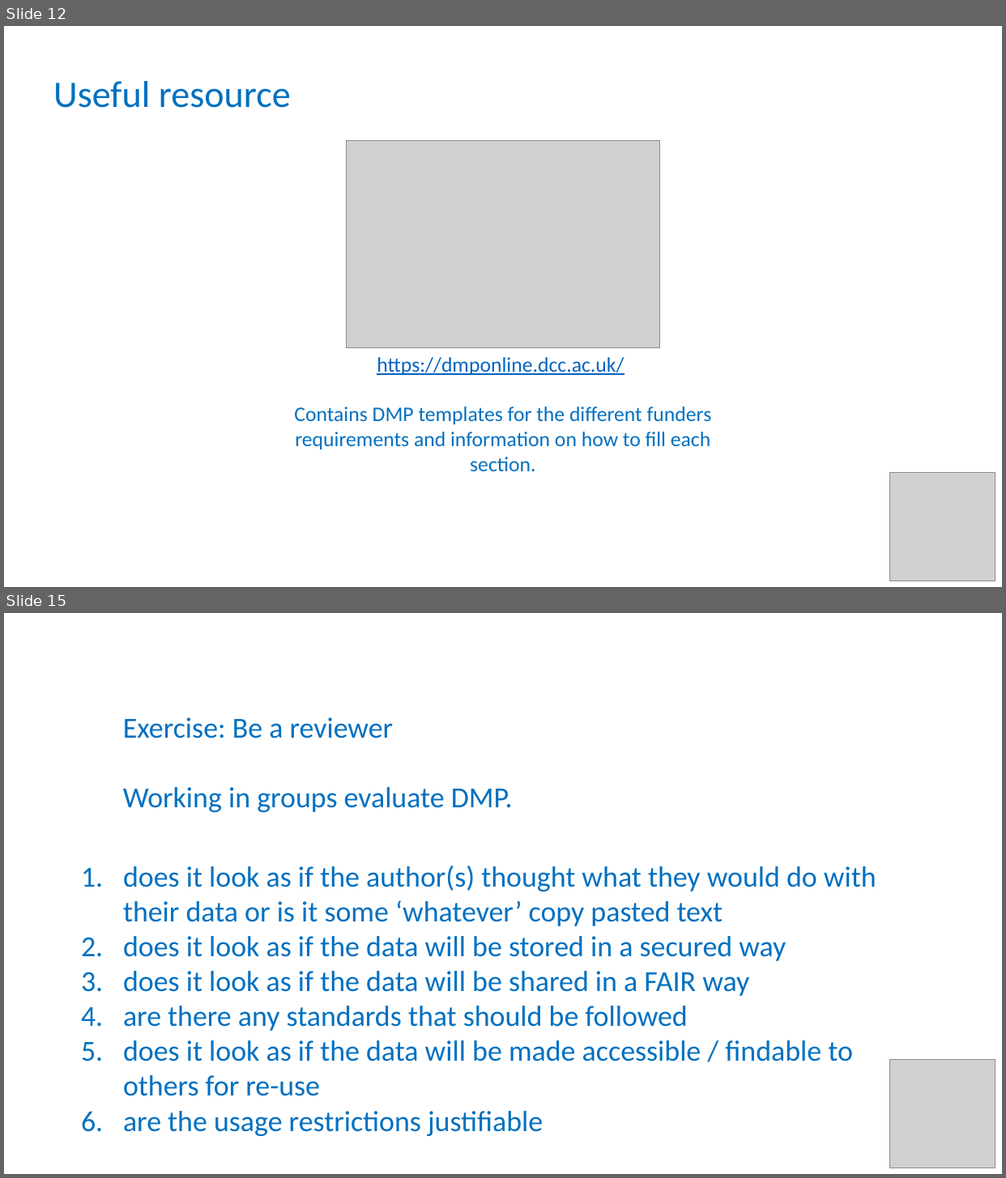
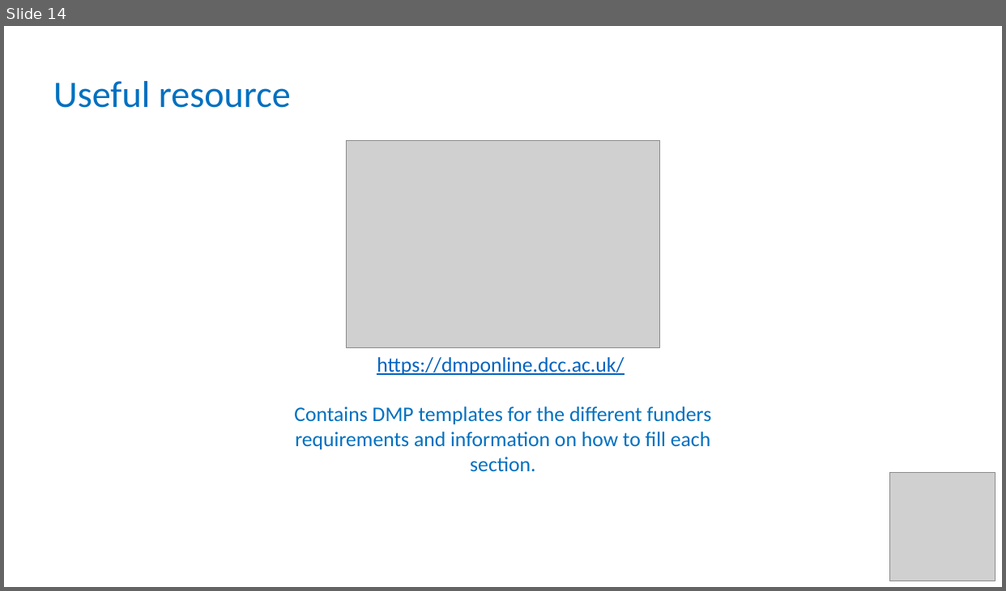
Before and after one commit to tobyhodges/probable-enigma, a slide deck: instructors/06-Wrapping_up.pptx. Shown one above the other, each under a label of ours: slides 12 and 15 before the commit, slide 14 after it; the slides between them are not shown. The pictures are 1006x1178 and 1006x591 pixels, drawn with LibreOffice and Linux fonts; fonts in the diff are those of the drawing; grey boxes stand for pictures. Boxes give left, top, right and bottom in pixels: in the first picture for what was removed or moved away, otherwise in the second. Text is boxed around its words. In the diff, an @@ line names an element or a change of style, - is before the commit and + after.

```diff
--- a/instructors/06-Wrapping_up.pptx
+++ b/instructors/06-Wrapping_up.pptx
@@ slide 15 removed at box(4, 613, 1002, 1174), background #FFFFFF @@
@@ text removed at box(123, 717, 513, 812) @@
-Exercise: Be a reviewer
-Working in groups evaluate DMP.
@@ text removed at box(123, 866, 876, 1136) @@
-1. does it look as if the author(s) thought what they would do with their data or is it some ‘whatever’ copy pasted text
-2. does it look as if the data will be stored in a secured way
-3. does it look as if the data will be shared in a FAIR way
-4. are there any standards that should be followed
-5. does it look as if the data will be made accessible / findable to others for re-use
-6. are the usage restrictions justifiable
@@ picture removed at box(889, 1060, 995, 1169) @@
@@ what was slide 12 is now slide 14 @@
```
Also in this commit, not shown: 1 slide changed, 3 slides added, 4 other slides removed, 1 other file.
